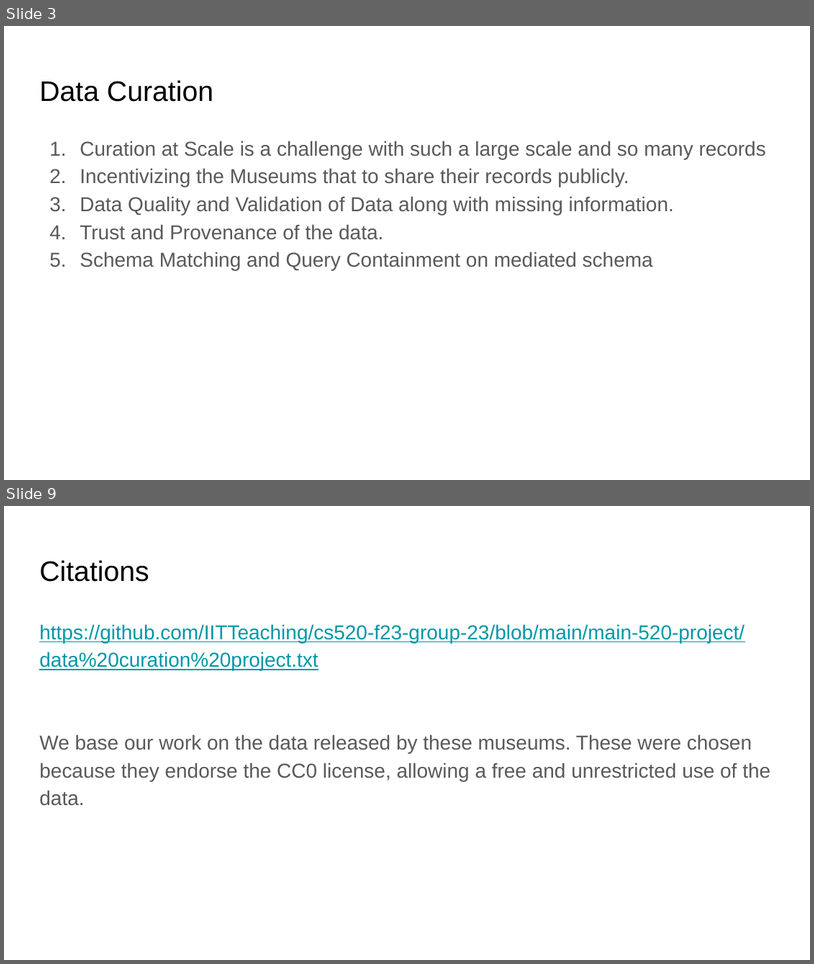
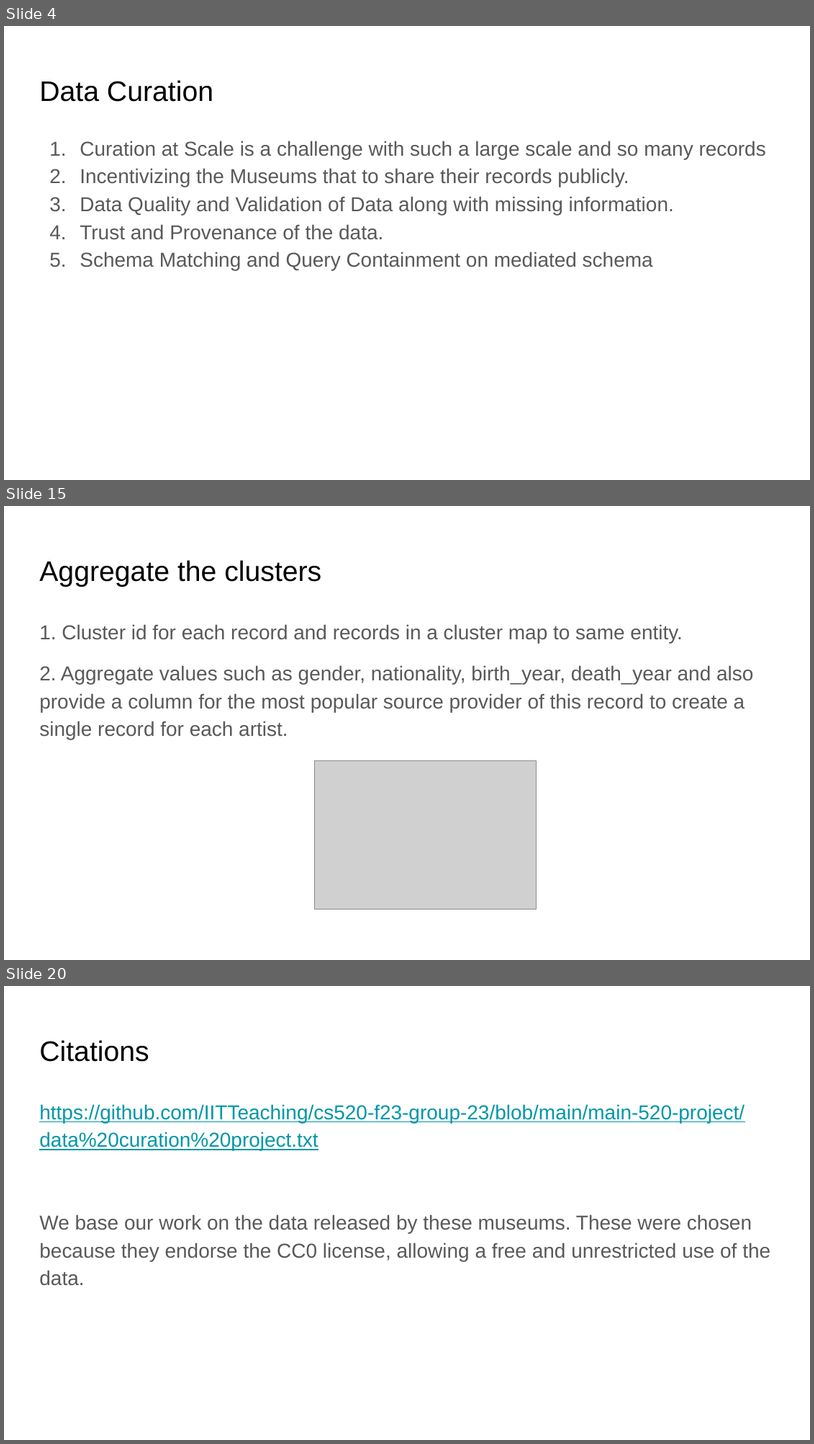
Before and after one commit to IITTeaching/cs520-f23-group-23, a slide deck: main-520-project/CS 520 Data Curation.pptx. Shown one above the other, each under a label of ours: slides 3 and 9 before the commit, slides 4, 15 and 20 after it; the slides between them are not shown. The pictures are 814x964 and 814x1444 pixels, drawn with LibreOffice and Linux fonts; fonts in the diff are those of the drawing; grey boxes stand for pictures. Boxes give left, top, right and bottom in pixels: in the first picture for what was removed or moved away, otherwise in the second. Text is boxed around its words. In the diff, an @@ line names an element or a change of style, - is before the commit and + after.

```diff
--- a/main-520-project/CS 520 Data Curation.pptx
+++ b/main-520-project/CS 520 Data Curation.pptx
@@ slide 15 added at box(4, 506, 810, 960), background #FFFFFF @@
@@ title added at box(39, 560, 322, 587), 25.2 pt, text #000000 @@
+Aggregate the clusters
@@ text added at box(39, 624, 754, 740), 18 pt, text #595959 @@
+1. Cluster id for each record and records in a cluster map to same entity.
+2. Aggregate values such as gender, nationality, birth_year, death_year and also provide a column for the most popular source provider of this record to create a single record for each artist.
@@ picture added at box(314, 760, 536, 908) @@
@@ what was slide 3 is now slide 4 @@
@@ what was slide 9 is now slide 20 @@
```
Also in this commit, not shown: 4 slides changed, 10 other slides added.
